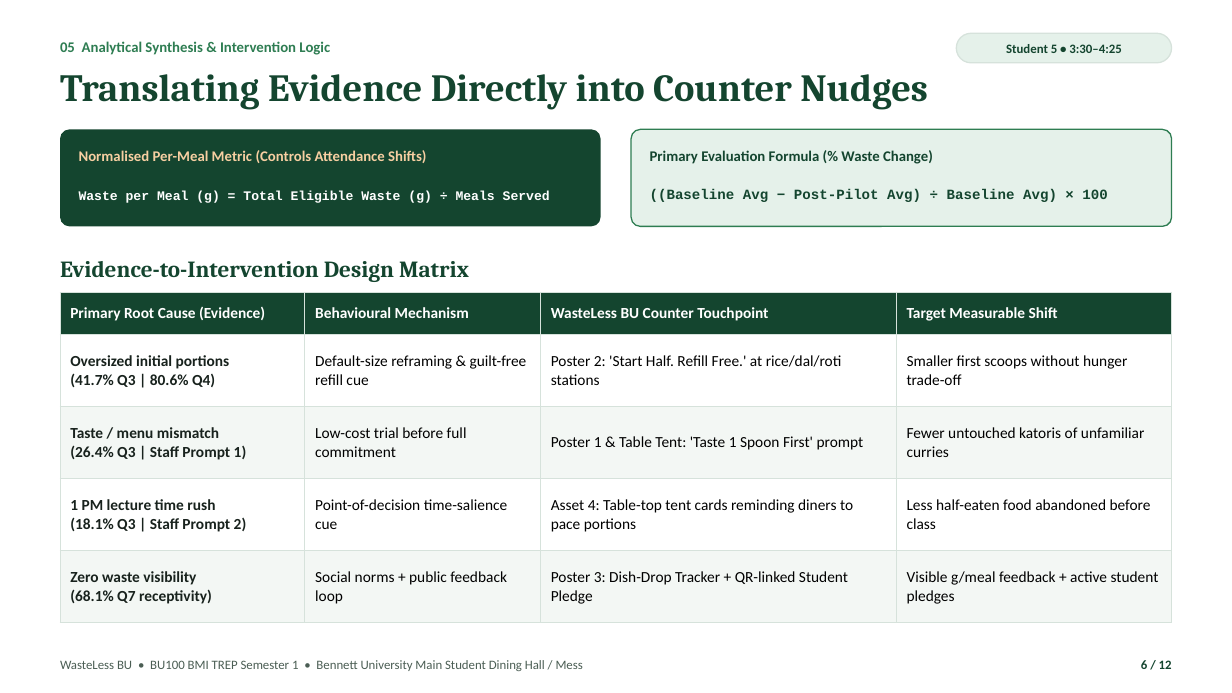
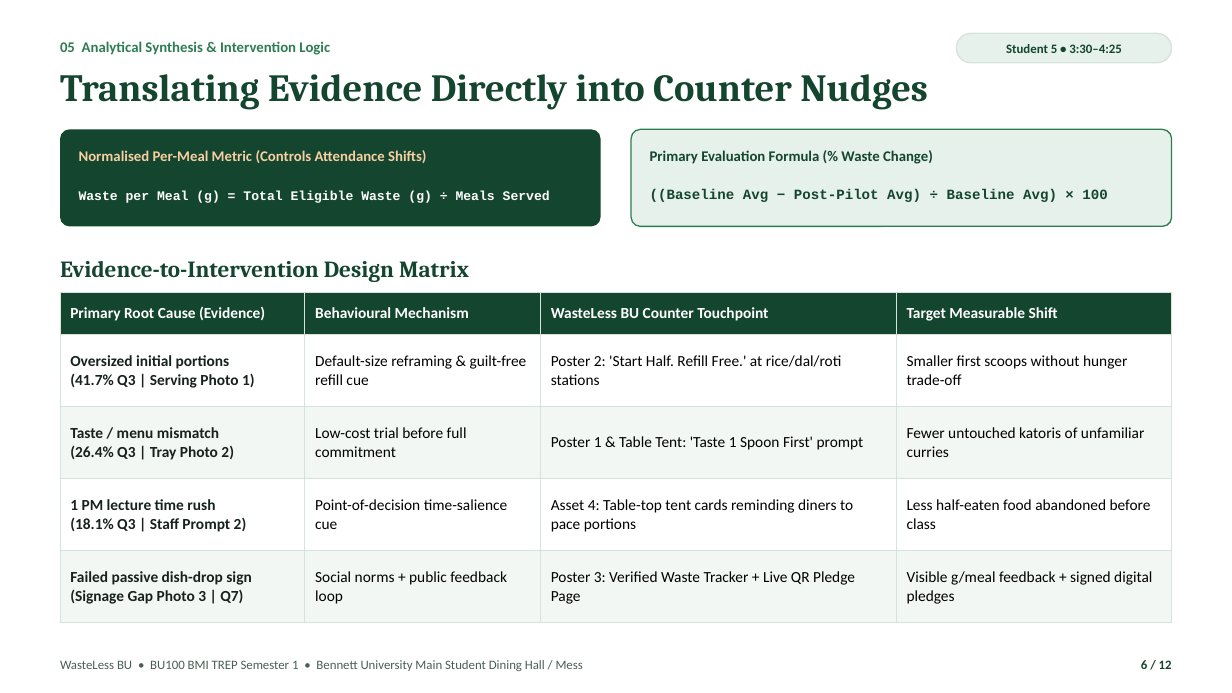
Before and after one commit to PRIYANSHVERMA-droid/wasteless-bu, a slide deck: slide 6 of WasteLess_BU_Pitch_Deck.pptx. Drawn at 1232x693 pixels with LibreOffice and Linux fonts; fonts in the diff are those of the drawing. Boxes give left, top, right and bottom in pixels: in the first picture for what was removed or moved away, otherwise in the second. Text is boxed around its words. In the diff, an @@ line names an element or a change of style, - is before the commit and + after.

Commit message:
Embed 5 privacy-safe Bennett Mess field photos across website, DOCX dossier, and PPTX pitch deck

```diff
--- a/WasteLess_BU_Pitch_Deck.pptx
+++ b/WasteLess_BU_Pitch_Deck.pptx
@@ table at (60,292,1172,608) @@
-row 2, column 1: Oversized initial portions / (41.7% Q3 | 80.6% Q4)
+row 2, column 1: Oversized initial portions / (41.7% Q3 | Serving Photo 1)
-row 3, column 1: Taste / menu mismatch / (26.4% Q3 | Staff Prompt 1)
+row 3, column 1: Taste / menu mismatch / (26.4% Q3 | Tray Photo 2)
-row 5: Zero waste visibility / (68.1% Q7 receptivity) | Social norms + public feedback loop | Poster 3: Dish-Drop Tracker + QR-linked Student Pledge | Visible g/meal feedback + active student pledges
+row 5: Failed passive dish-drop sign / (Signage Gap Photo 3 | Q7) | Social norms + public feedback loop | Poster 3: Verified Waste Tracker + Live QR Pledge Page | Visible g/meal feedback + signed digital pledges
```
Also in this commit, not shown: 11 other slides changed, 9 other files.
